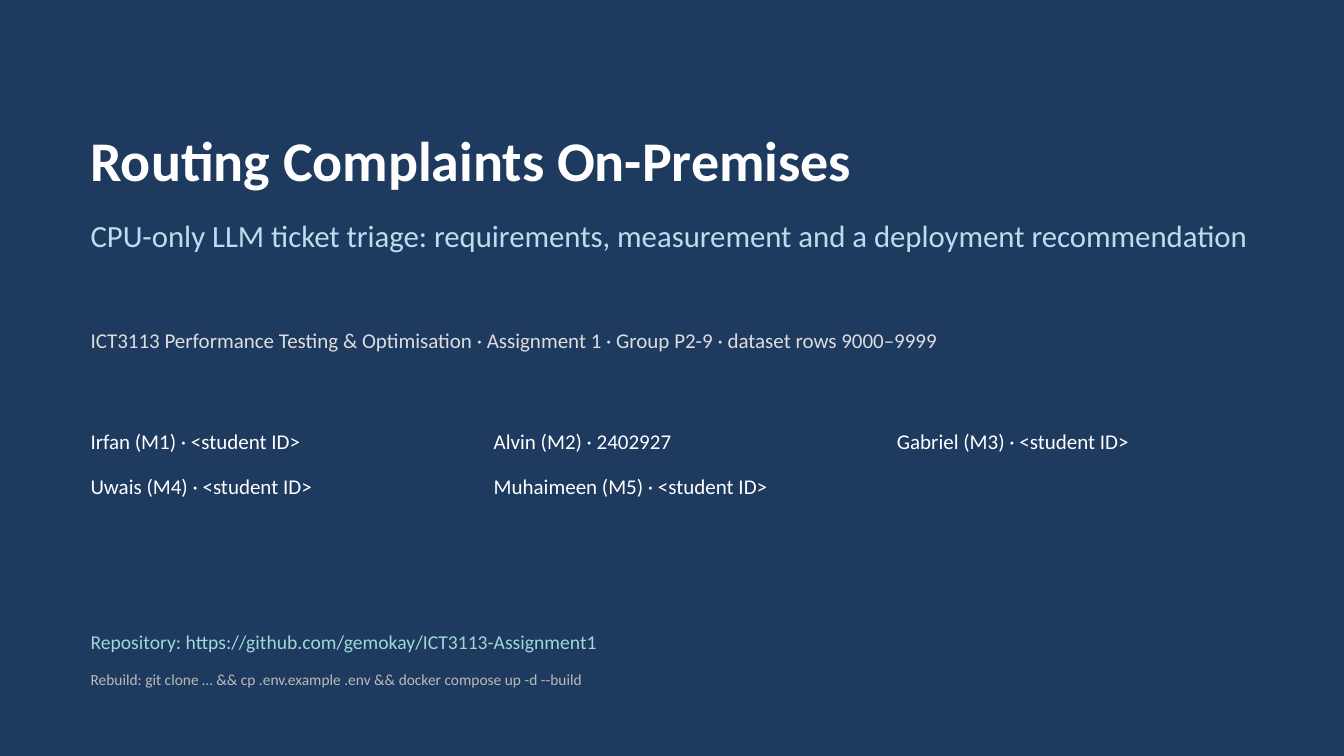
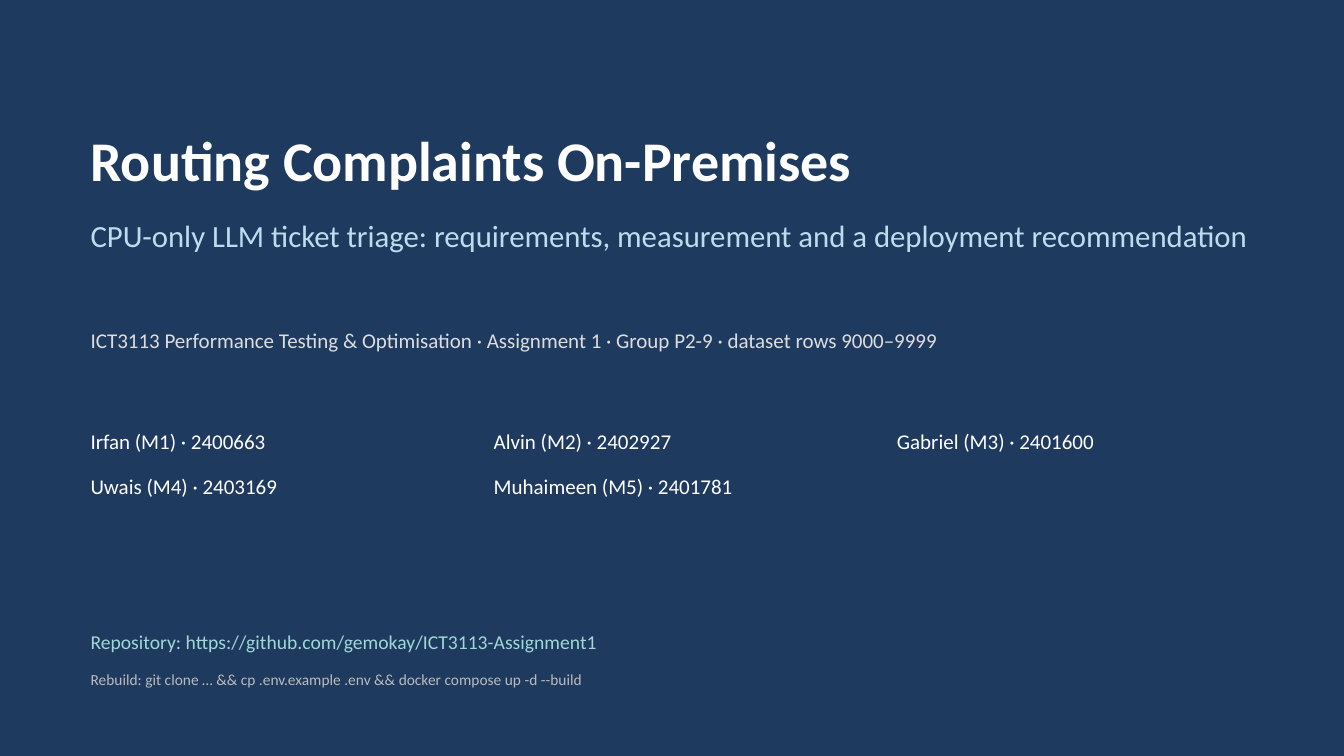
Before and after one commit to AlvinKoh1/ICT3113-Assignment2, a slide deck: slide 1 of deck/Group09.pptx. Drawn at 1344x756 pixels with LibreOffice and Linux fonts; fonts in the diff are those of the drawing. Boxes give left, top, right and bottom in pixels: in the first picture for what was removed or moved away, otherwise in the second. Text is boxed around its words. In the diff, an @@ line names an element or a change of style, - is before the commit and + after.

Commit message:
Student IDs; rebuild deck/Group09.pptx (no PENDING boxes)

```diff
--- a/deck/Group09.pptx
+++ b/deck/Group09.pptx
@@ text at [91,434,265,452]: text changed @@
-Irfan (M1) · <student ID>
+Irfan (M1) · 2400663
@@ text at [897,434,1093,452]: text changed @@
-Gabriel (M3) · <student ID>
+Gabriel (M3) · 2401600
@@ text at [91,479,277,497]: text changed @@
-Uwais (M4) · <student ID>
+Uwais (M4) · 2403169
@@ text at [494,479,732,497]: text changed @@
-Muhaimeen (M5) · <student ID>
+Muhaimeen (M5) · 2401781
```
Also in this commit, not shown: 4 other slides changed, 4 slides added, 4 slides removed, 1 other file.
